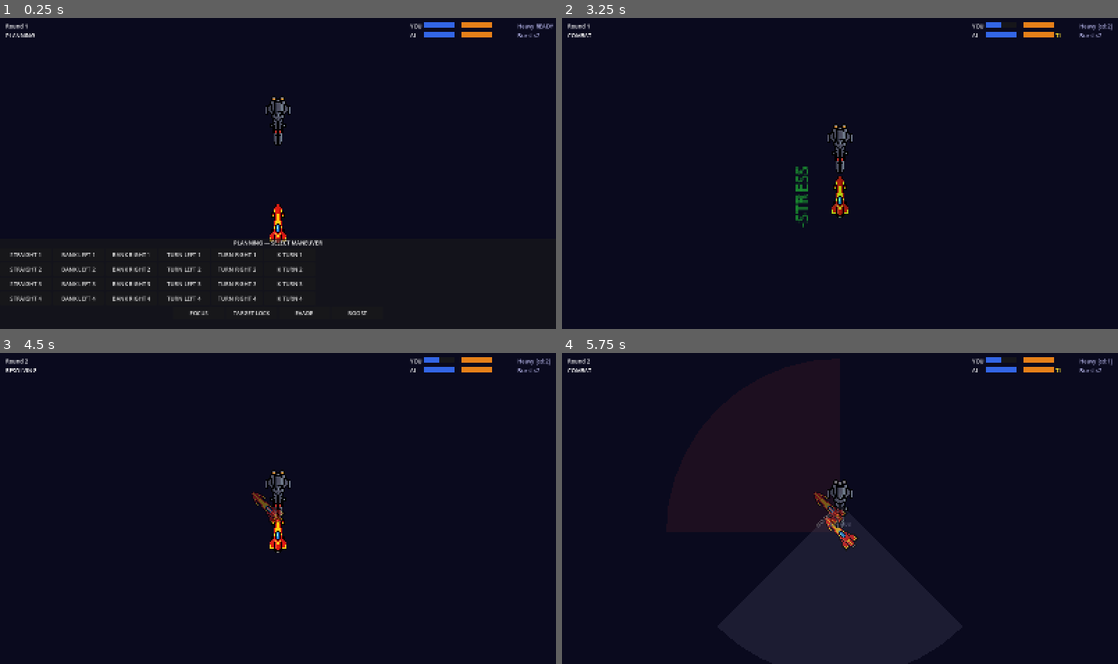
Above: before the commit, frames 1-4 (two rows, left to right).
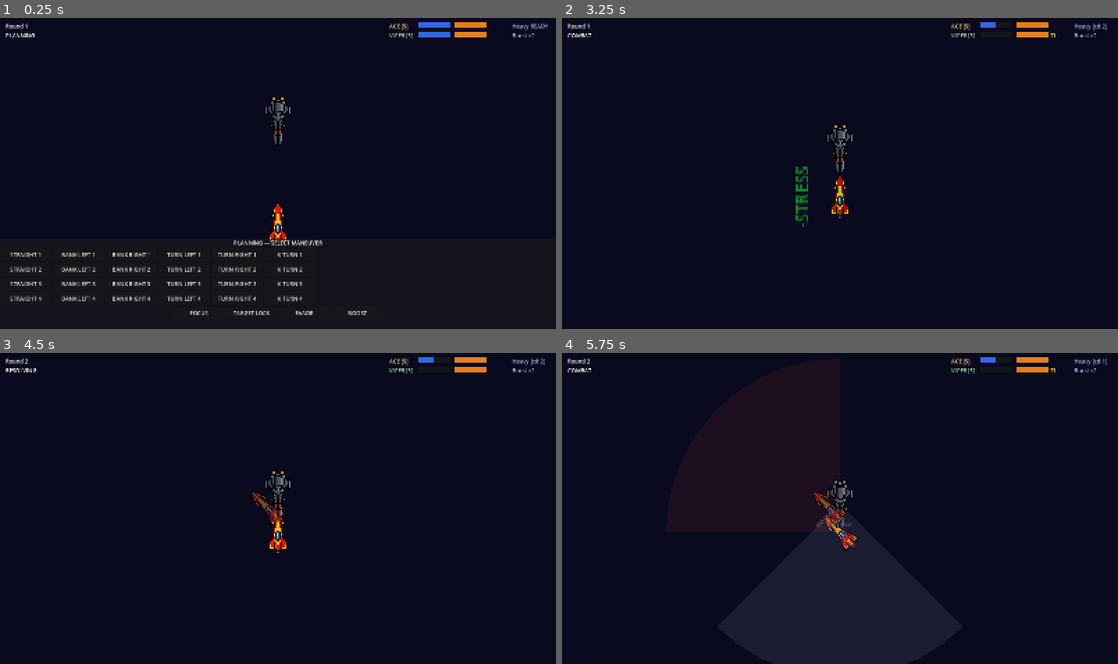
Above: after the commit, the same moments.

Repository: kavemankai/JaggedBuild
Game: Godot game, scene res://scenes/Main.tscn
Two runs of this game, one before a commit and one after it. Both use one fixed random seed, a clock stepped at 60 frames per second and the inputs below.
Inputs (mouse positions are in pixels of both pictures, inside the frame that each line leads up to):
- Up to frame 1 (0.25 s): no input
- Up to frame 2 (3.25 s): click "STRAIGHT 1" at 0.5 s; tap Enter at 1.25, 2.75 s; move the mouse to (962, 157) at 1.27 s; tap Space at 2 s; move the mouse to (728, 189) at 2.02 s; move the mouse to (895, 105) at 2.77 s
- Up to frame 3 (4.5 s): move the mouse to (250, 570) at 3.52 s; click "BANK LEFT 1" at 4.25 s
- Up to frame 4 (5.75 s): move the mouse to (1006, 555) at 5.02 s

The runs differ from the first frame. In frame 1, 0.4% of the frame differs, in the area x 70-100%, y 1-7%; in frame 2, 0.5%, in the area x 70-99%, y 1-7%; in frame 3, 0.5%; in frame 4, 0.5%.

Commit message:
Gate 9: Pilot stats -- skill modifier, accuracy/agility, nerve, pilot name in HUD
Co-Authored-By: Claude Sonnet 4.6 <noreply@anthropic.com>

Diff:
--- a/scenes/HUD.tscn
+++ b/scenes/HUD.tscn
@@ -21,29 +21,30 @@
 [node name="HealthBars" type="VBoxContainer" parent="."]
 anchor_left = 1.0
 anchor_right = 1.0
-offset_left = -420.0
+offset_left = -480.0
 offset_top = 16.0
 offset_right = -16.0
 offset_bottom = 120.0
 
 [node name="PlayerRow" type="HBoxContainer" parent="HealthBars"]
 
-[node name="PlayerTag" type="Label" parent="HealthBars/PlayerRow"]
-custom_minimum_size = Vector2(36, 0)
-text = "YOU"
+[node name="PlayerName" type="Label" parent="HealthBars/PlayerRow"]
+custom_minimum_size = Vector2(80, 0)
+text = "ACE [5]"
+modulate = Color(1.0, 0.8, 0.5, 1.0)
 
 [node name="PlayerShields" type="ProgressBar" parent="HealthBars/PlayerRow"]
-custom_minimum_size = Vector2(90, 16)
+custom_minimum_size = Vector2(80, 16)
 size_flags_horizontal = 3
 max_value = 2.0
 value = 2.0
 show_percentage = false
 
 [node name="PlayerGap" type="Label" parent="HealthBars/PlayerRow"]
-text = "  "
+text = " "
 
 [node name="PlayerHull" type="ProgressBar" parent="HealthBars/PlayerRow"]
-custom_minimum_size = Vector2(90, 16)
+custom_minimum_size = Vector2(80, 16)
 size_flags_horizontal = 3
 max_value = 3.0
 value = 3.0
@@ -66,22 +67,23 @@
 
 [node name="AIRow" type="HBoxContainer" parent="HealthBars"]
 
-[node name="AITag" type="Label" parent="HealthBars/AIRow"]
-custom_minimum_size = Vector2(36, 0)
-text = "AI "
+[node name="AIName" type="Label" parent="HealthBars/AIRow"]
+custom_minimum_size = Vector2(80, 0)
+text = "VIPER [3]"
+modulate = Color(0.6, 0.8, 0.6, 1.0)
 
 [node name="AIShields" type="ProgressBar" parent="HealthBars/AIRow"]
-custom_minimum_size = Vector2(90, 16)
+custom_minimum_size = Vector2(80, 16)
 size_flags_horizontal = 3
 max_value = 3.0
 value = 3.0
 show_percentage = false
 
 [node name="AIGap" type="Label" parent="HealthBars/AIRow"]
-text = "  "
+text = " "
 
 [node name="AIHull" type="ProgressBar" parent="HealthBars/AIRow"]
-custom_minimum_size = Vector2(90, 16)
+custom_minimum_size = Vector2(80, 16)
 size_flags_horizontal = 3
 max_value = 2.0
 value = 2.0
--- a/scripts/CombatSystem.gd
+++ b/scripts/CombatSystem.gd
@@ -1,6 +1,9 @@
 extends Node
 
 const Weapon := preload("res://scripts/Weapon.gd")
+
+const SKILL_MOD_PER_POINT: float = 0.05
+const SKILL_MOD_CAP: float = 0.20
 
 const BASE_HIT_CHANCE: float = 0.625
 const BASE_EVADE_CHANCE: float = 0.375
@@ -17,15 +20,19 @@
 
 
 func calculate_hit_chance(attacker: Ship, defender: Ship, atk_override: int = -1) -> float:
-	var eff_atk: int = atk_override if atk_override >= 0 else attacker.attack
-	var eff_def: int = defender.defence
-
+	# Base attack/defence scaled by pilot accuracy/agility
+	var base_atk: int = atk_override if atk_override >= 0 else attacker.attack
+	var eff_atk: int = clampi(roundi(float(base_atk) * attacker.get_accuracy()), 0, 6)
+	var eff_def: int = clampi(roundi(float(defender.defence) * defender.get_agility()), 0, 6)
+
+	# Range bands
 	var dist: float = attacker.global_position.distance_to(defender.global_position)
 	if dist < ManeuverSystem.RANGE_CLOSE:
 		eff_atk += 1
 	elif dist > ManeuverSystem.RANGE_MEDIUM:
 		eff_def += 1
 
+	# Rear arc
 	if ManeuverSystem.is_in_rear_arc(attacker, defender):
 		eff_def = max(0, eff_def - 1)
 
@@ -36,6 +43,12 @@
 	var p_survive: float = pow(1.0 - BASE_EVADE_CHANCE, float(eff_def))
 	var final_chance: float = p_hit * p_survive
 
+	# Pilot skill delta modifier
+	var skill_delta: int = attacker.get_skill() - defender.get_skill()
+	var skill_mod: float = clampf(float(skill_delta) * SKILL_MOD_PER_POINT, -SKILL_MOD_CAP, SKILL_MOD_CAP)
+	final_chance += skill_mod
+
+	# Token modifiers
 	if attacker.focus_token:
 		final_chance += FOCUS_HIT_BONUS
 	if attacker.target_lock == defender:
--- a/scripts/HUD.gd
+++ b/scripts/HUD.gd
@@ -4,11 +4,13 @@
 
 @onready var _round_label: Label = $Info/Round
 @onready var _phase_label: Label = $Info/Phase
+@onready var _p_name: Label = $HealthBars/PlayerRow/PlayerName
 @onready var _p_shields: ProgressBar = $HealthBars/PlayerRow/PlayerShields
 @onready var _p_hull: ProgressBar = $HealthBars/PlayerRow/PlayerHull
 @onready var _p_tokens: Label = $HealthBars/PlayerRow/PlayerTokens
 @onready var _p_stress: Label = $HealthBars/PlayerRow/PlayerStress
 @onready var _p_weapon: Label = $HealthBars/PlayerRow/PlayerWeapon
+@onready var _ai_name: Label = $HealthBars/AIRow/AIName
 @onready var _ai_shields: ProgressBar = $HealthBars/AIRow/AIShields
 @onready var _ai_hull: ProgressBar = $HealthBars/AIRow/AIHull
 @onready var _ai_tokens: Label = $HealthBars/AIRow/AITokens
@@ -42,13 +44,15 @@
 	RoundManager.game_ended.connect(_on_game_ended)
 
 
-func setup_health(player_ship: Ship, ai_ship: Ship) -> void:
+func setup_ships(player_ship: Ship, ai_ship: Ship) -> void:
 	_player_ship = player_ship
 	_ai_ship = ai_ship
 	_p_shields.max_value = player_ship.shields
 	_p_hull.max_value = player_ship.hull
 	_ai_shields.max_value = ai_ship.shields
 	_ai_hull.max_value = ai_ship.hull
+	_p_name.text = player_ship.get_pilot_name() + " [%d]" % player_ship.get_skill()
+	_ai_name.text = ai_ship.get_pilot_name() + " [%d]" % ai_ship.get_skill()
 
 
 func _process(_delta: float) -> void:
--- a/scripts/Main.gd
+++ b/scripts/Main.gd
@@ -1,6 +1,7 @@
 extends Node2D
 
 const Weapon := preload("res://scripts/Weapon.gd")
+const Pilot := preload("res://scripts/Pilot.gd")
 
 @onready var player_ship: Ship = $Ships/PlayerShip
 @onready var ai_ship: Ship = $Ships/AIShip
@@ -29,10 +30,26 @@
 	burst.display_name = "Burst Fire"
 	ai_ship.weapon = burst
 
+	var player_pilot := Pilot.new()
+	player_pilot.pilot_name = "ACE"
+	player_pilot.skill = 5
+	player_pilot.accuracy = 1.1
+	player_pilot.agility = 1.0
+	player_pilot.nerve = 0.3
+	player_ship.pilot = player_pilot
+
+	var ai_pilot := Pilot.new()
+	ai_pilot.pilot_name = "VIPER"
+	ai_pilot.skill = 3
+	ai_pilot.accuracy = 1.0
+	ai_pilot.agility = 1.1
+	ai_pilot.nerve = 0.1
+	ai_ship.pilot = ai_pilot
+
 	selection_panel.setup(player_ship, ghost_ship)
 	selection_panel.maneuver_confirmed.connect(_on_maneuver_confirmed)
 
-	$HUD.setup_health(player_ship, ai_ship)
+	$HUD.setup_ships(player_ship, ai_ship)
 
 	RoundManager.register_ships([player_ship, ai_ship])
 	RoundManager.planning_phase_started.connect(_on_planning_started)
--- /dev/null
+++ b/scripts/Pilot.gd
@@ -0,0 +1,10 @@
+class_name Pilot
+extends Resource
+
+@export var pilot_name: String = "Unknown"
+@export var skill: int = 3        # 1-6, initiative order + hit modifier
+@export var accuracy: float = 1.0 # multiplier on effective attack dice
+@export var agility: float = 1.0  # multiplier on effective defence dice
+@export var nerve: float = 0.0    # 0-1, chance to ignore stress on red maneuver
+@export var xp: int = 0
+@export var status: String = "healthy"  # "healthy", "injured", "dead"
--- a/scripts/RoundManager.gd
+++ b/scripts/RoundManager.gd
@@ -29,19 +29,21 @@
 	resolution_phase_started.emit()
 
 	var resolution_order: Array = ships.duplicate()
-	resolution_order.sort_custom(func(a, b): return a.pilot_skill < b.pilot_skill)
+	resolution_order.sort_custom(func(a, b): return (a as Ship).get_skill() < (b as Ship).get_skill())
 
 	for ship in resolution_order:
 		if ship.is_destroyed:
 			continue
 		var bearing: String = ship.selected_maneuver.bearing if ship.selected_maneuver else ""
 		await ship.execute_maneuver()
-		var move_color: String = (ship as Ship).get_maneuver_color(bearing)
+		var s: Ship = ship as Ship
+		var move_color: String = s.get_maneuver_color(bearing)
 		if move_color == "RED":
-			(ship as Ship).stress += 1
-			(ship as Ship).pulse_stress()
-		elif move_color == "GREEN" and (ship as Ship).stress > 0:
-			(ship as Ship).stress -= 1
+			if randf() >= s.get_nerve():
+				s.stress += 1
+				s.pulse_stress()
+		elif move_color == "GREEN" and s.stress > 0:
+			s.stress -= 1
 		for other in ships:
 			if other == ship or other.is_destroyed:
 				continue
--- a/scripts/Ship.gd
+++ b/scripts/Ship.gd
@@ -1,5 +1,7 @@
 class_name Ship
 extends Node2D
+
+const Pilot := preload("res://scripts/Pilot.gd")
 
 @export var pilot_skill: int = 4
 @export var speed_options: Array = [1, 2, 3, 4]
@@ -18,6 +20,7 @@
 @export var shields: int = 2
 @export var hull: int = 3
 @export var weapon: Resource = null
+@export var pilot: Resource = null
 
 var selected_maneuver: Maneuver = null
 var heavy_cooldown: int = 0
@@ -74,6 +77,31 @@
 	_firing_arc.visible = false
 	_hit_label.visible = false
 	_hit_label.add_theme_color_override("font_color", accent_color)
+
+
+func get_skill() -> int:
+	var p: Pilot = pilot as Pilot
+	return p.skill if p != null else pilot_skill
+
+
+func get_accuracy() -> float:
+	var p: Pilot = pilot as Pilot
+	return p.accuracy if p != null else 1.0
+
+
+func get_agility() -> float:
+	var p: Pilot = pilot as Pilot
+	return p.agility if p != null else 1.0
+
+
+func get_nerve() -> float:
+	var p: Pilot = pilot as Pilot
+	return p.nerve if p != null else 0.0
+
+
+func get_pilot_name() -> String:
+	var p: Pilot = pilot as Pilot
+	return p.pilot_name if p != null else "Unknown"
 
 
 func get_maneuver_color(bearing: String) -> String:
